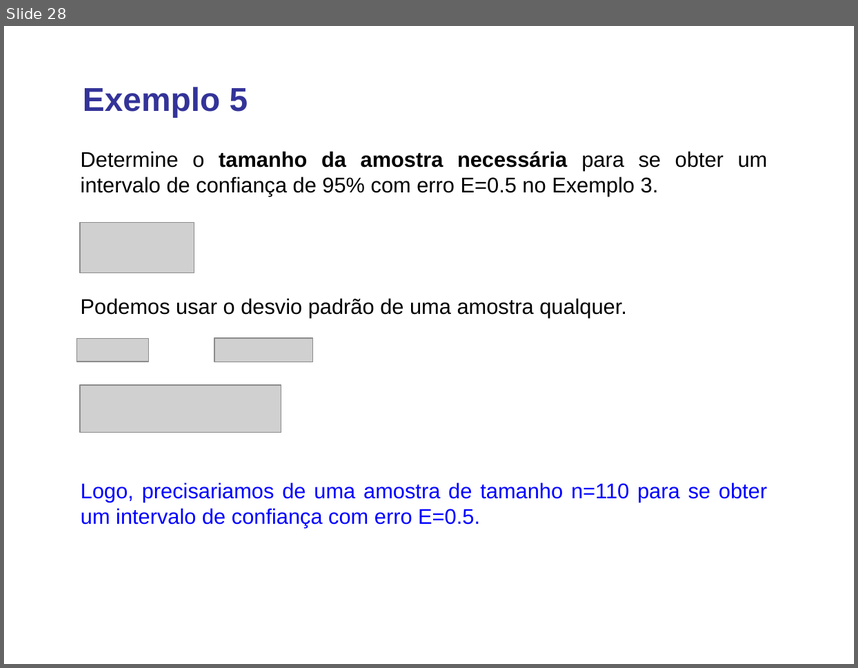
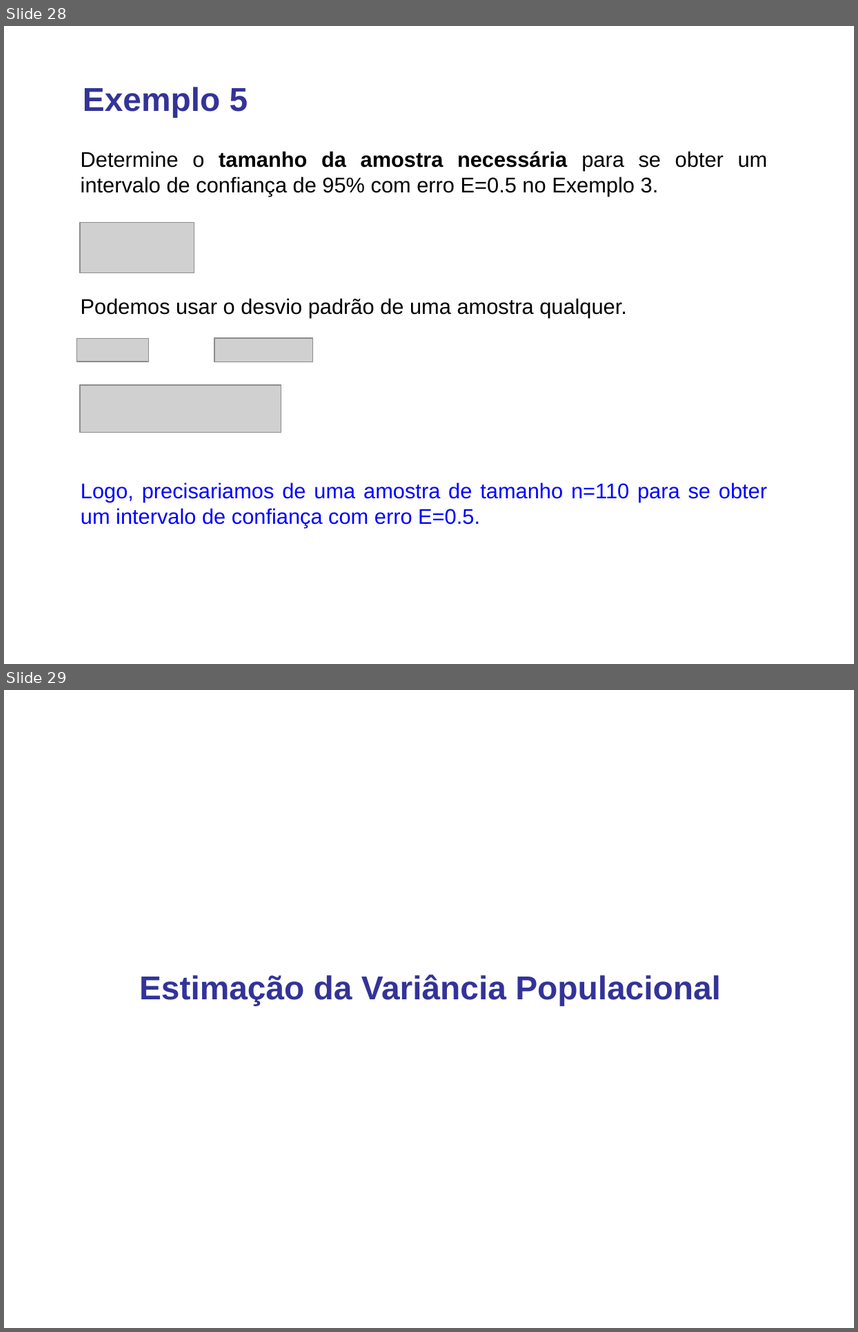
Before and after one commit to lansaviniec/estatistica, a slide deck: 7 estimativas e tamanhos amostrais.ppt. Shown one above the other, each under a label of ours: slide 28 before the commit, slides 28 and 29 after it. The pictures are 858x668 and 858x1332 pixels, drawn with LibreOffice and Linux fonts; fonts in the diff are those of the drawing; grey boxes stand for pictures. Boxes give left, top, right and bottom in pixels: in the first picture for what was removed or moved away, otherwise in the second. Text is boxed around its words. In the diff, an @@ line names an element or a change of style, - is before the commit and + after.

```diff
--- a/7 estimativas e tamanhos amostrais.ppt
+++ b/7 estimativas e tamanhos amostrais.ppt
@@ slide 29 added at [4,690,854,1328], background #FFFFFF @@
@@ text added at [139,974,721,1005], 28 pt, text #333399, bold @@
+Estimação da Variância Populacional
```
Also in this commit, not shown: 9 other slides added.
